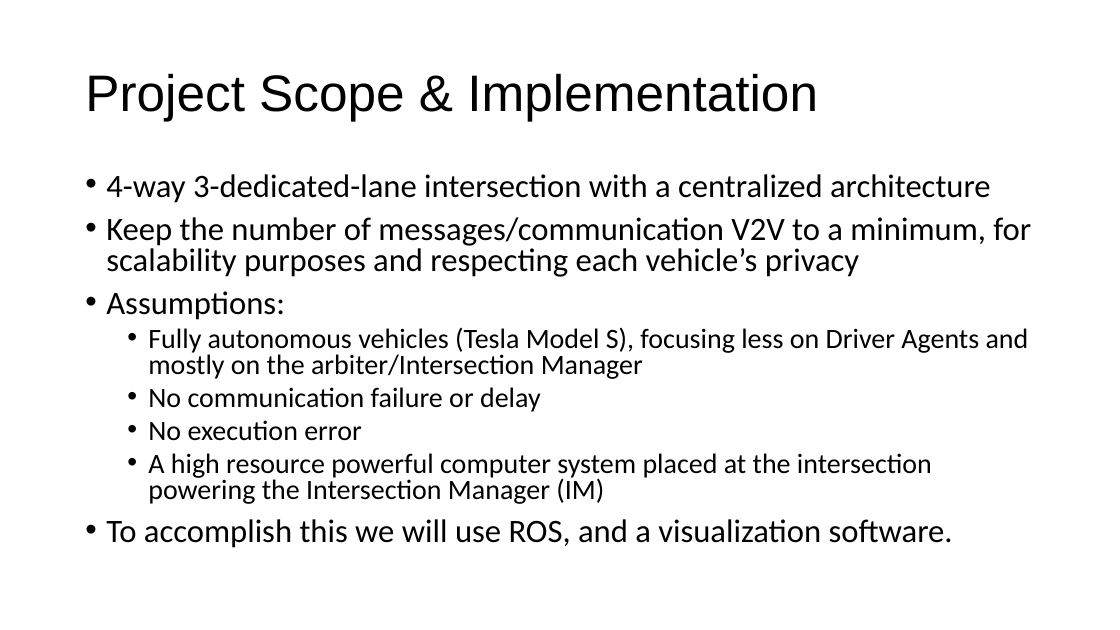
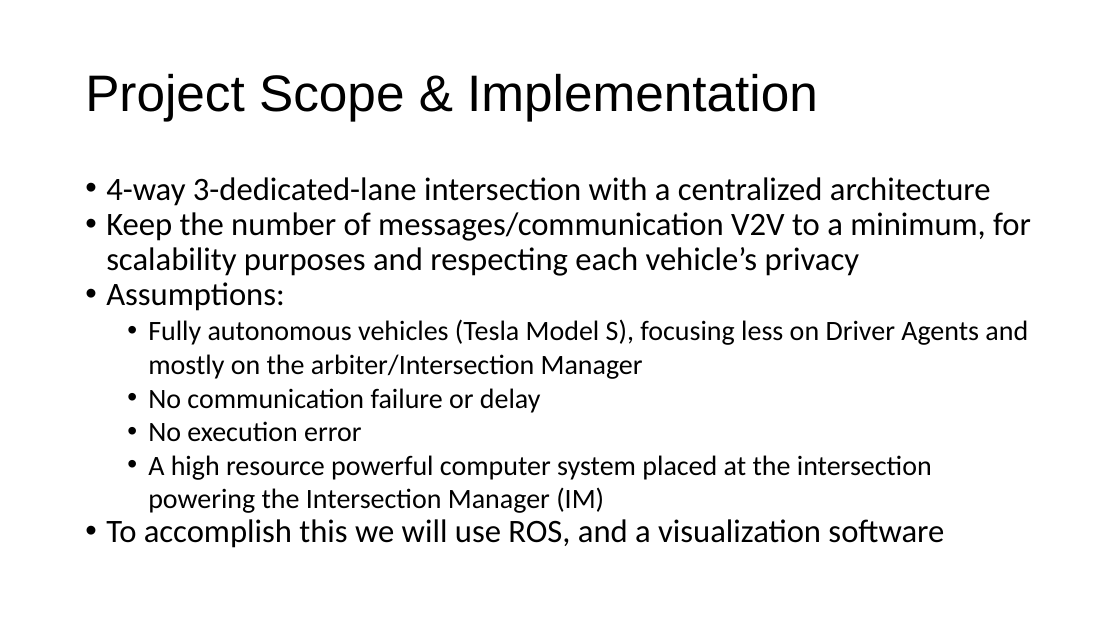
Before and after one commit to adfayed/aim_ros, a slide deck: slide 4 of Project Proposal.pptx. Drawn at 1120x630 pixels with LibreOffice and Linux fonts; fonts in the diff are those of the drawing. Boxes give left, top, right and bottom in pixels: in the first picture for what was removed or moved away, otherwise in the second. Text is boxed around its words. In the diff, an @@ line names an element or a change of style, - is before the commit and + after.

Commit message:
Added changes to powerpoint

```diff
--- a/Project Proposal.pptx
+++ b/Project Proposal.pptx
@@ text at <box>106,177,1031,513</box>: line spacing 0.8 to 0.9; less space between paragraphs; line spacing 0.8 to 1 @@
@@ text at <box>106,519,944,548</box>: text changed @@
-• To accomplish this we will use ROS, and a visualization software.
+• To accomplish this we will use ROS, and a visualization software
```
Also in this commit, not shown: 5 other slides changed.
